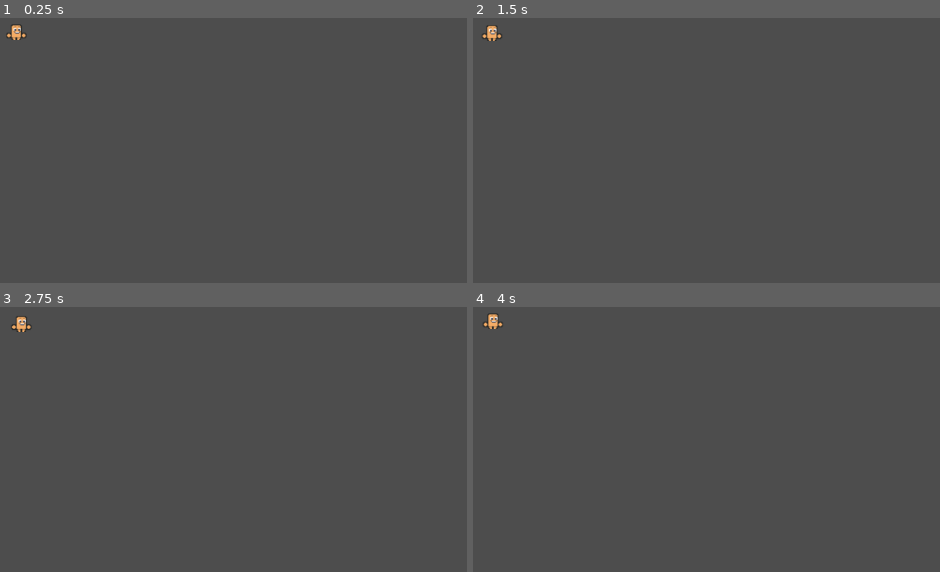
Above: before the commit, frames 1-4 (two rows, left to right).
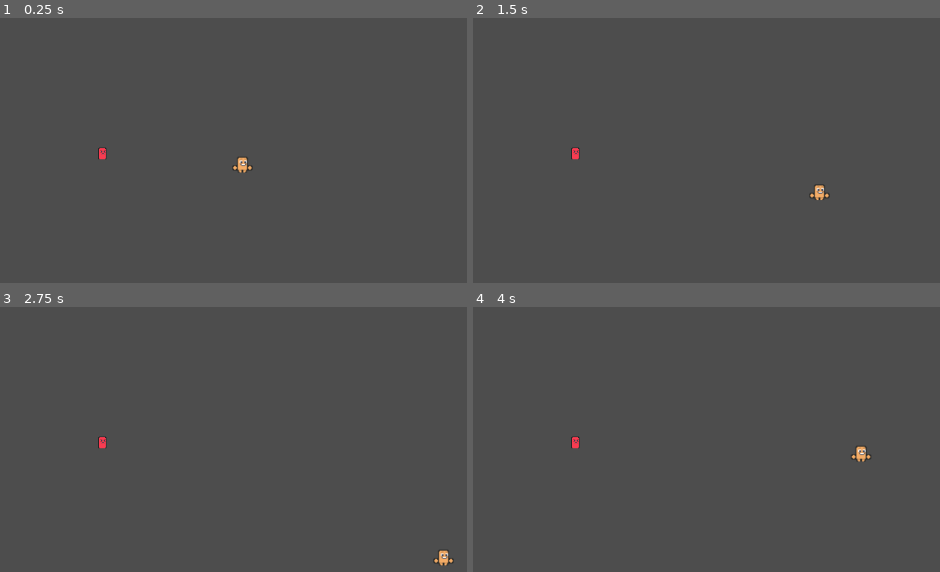
Above: after the commit, the same moments.

Repository: Aartwoo0/fgj24_laughgame
Game: Godot game, scene res://Scenes/main.tscn
Two runs of this game, one before a commit and one after it. Both use one fixed random seed, a clock stepped at 60 frames per second and the inputs below. Before the commit the project starts from res://Scenes/Components/player.tscn.
Inputs:
- Up to frame 1 (0.25 s): no input
- Up to frame 2 (1.5 s): tap Enter at 0.5 s; hold D (move_right) 0.53-1.28 s; hold S (move_down) from 1.28 s (still down)
- Up to frame 3 (2.75 s): tap Space at 2 s; release S (move_down) at 2.03 s; hold D (move_right) from 2.03 s (still down)
- Up to frame 4 (4 s): release D (move_right) at 2.78 s; hold W (move_up) 2.78-3.53 s; hold A (move_left) from 3.53 s (still down)

The runs differ from the first frame. In frame 1, 0.4% of the frame differs, in the area x 1-55%, y 2-59%; in frame 2, 0.4%; in frame 3, 0.4%; in frame 4, 0.4%, in the area x 2-86%, y 2-59%.

Commit message:
Adds main scene with the player and an enemy.

Diff:
--- a/Player.gd
+++ b/Player.gd
@@ -1,6 +1,6 @@
 extends Area2D
 
-@export var speed : float = 5
+@export var speed : float = 200
 
 # Called when the node enters the scene tree for the first time.
 func _ready():
--- a/Scenes/Components/player.tscn
+++ b/Scenes/Components/player.tscn
@@ -44,8 +44,8 @@
 }]
 
 [node name="Player" type="Area2D"]
-position = Vector2(123, 79)
 script = ExtResource("1_fhvm7")
+metadata/_edit_group_ = true
 
 [node name="Shape" type="CollisionShape2D" parent="."]
 position = Vector2(0, -2)
--- /dev/null
+++ b/Scenes/main.tscn
@@ -0,0 +1,12 @@
+[gd_scene load_steps=3 format=3 uid="uid://d1phbbkiw7aui"]
+
+[ext_resource type="PackedScene" uid="uid://bwa6h1jwoci3e" path="res://Scenes/Components/enemy.tscn" id="1_dubb1"]
+[ext_resource type="PackedScene" uid="uid://dnooslo0acpgj" path="res://Scenes/Components/player.tscn" id="2_pyvxm"]
+
+[node name="Main" type="Node2D"]
+
+[node name="Enemy" parent="." instance=ExtResource("1_dubb1")]
+position = Vector2(247, 241)
+
+[node name="Player" parent="." instance=ExtResource("2_pyvxm")]
+position = Vector2(449, 270)
--- a/project.godot
+++ b/project.godot
@@ -11,7 +11,7 @@
 [application]
 
 config/name="Fgj 24 Laughgame"
-run/main_scene="res://Scenes/Components/player.tscn"
+run/main_scene="res://Scenes/main.tscn"
 config/features=PackedStringArray("4.2", "GL Compatibility")
 config/icon="res://Assets/icon.svg"
 
